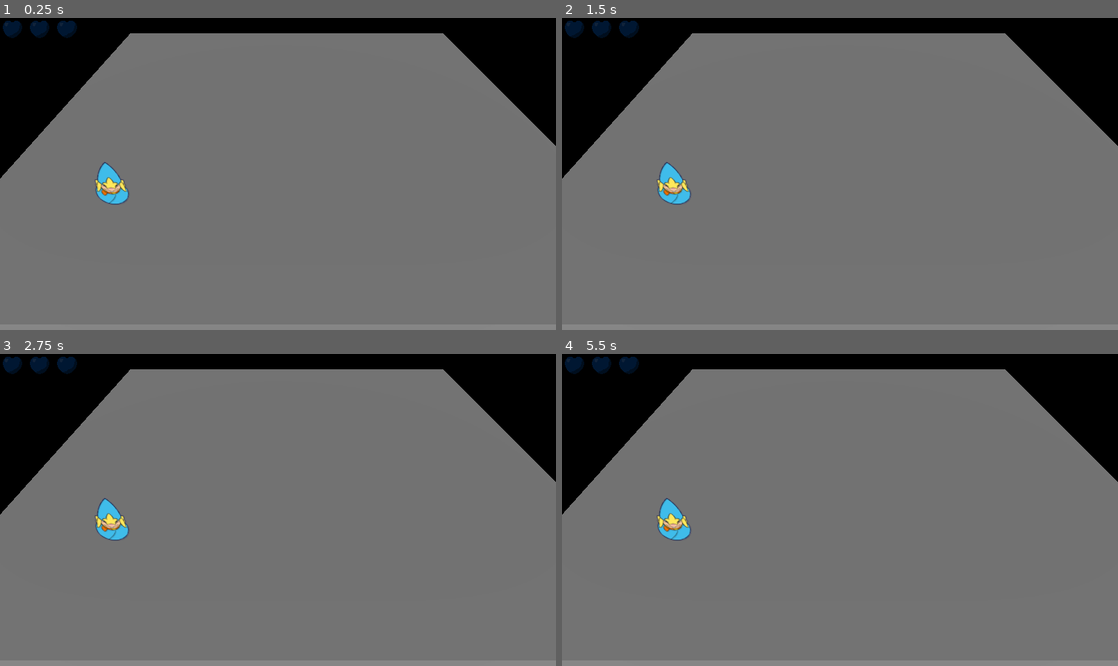
Above: before the commit, frames 1-4 (two rows, left to right).
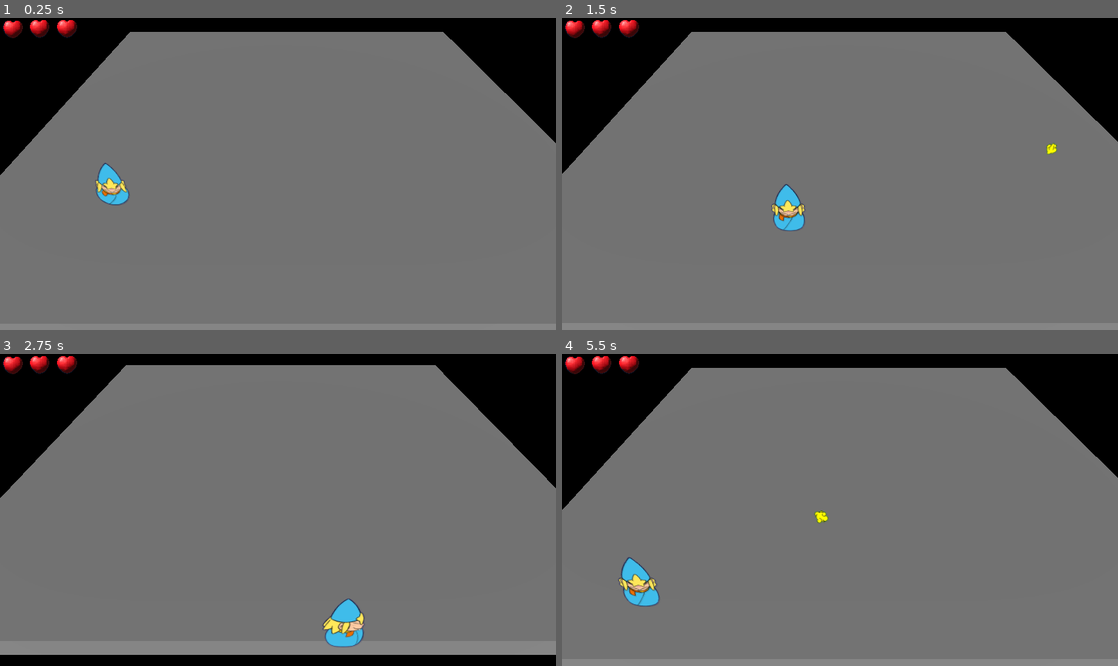
Above: after the commit, the same moments.

Repository: gusrezende/ThePartyOfLosersGodotVer
Game: Godot game, scene res://Cenários/BossMissEile/bossMissEile.tscn
Two runs of this game, one before a commit and one after it. Both use one fixed random seed, a clock stepped at 60 frames per second and the inputs below.
Inputs (mouse positions are in pixels of both pictures, inside the frame that each line leads up to):
- Up to frame 1 (0.25 s): no input
- Up to frame 2 (1.5 s): tap Enter (ui_accept) at 0.5, 0.77 s; move the mouse to (962, 158) at 0.52 s; hold D (move_right) 0.53-1.28 s; hold E 0.53-1.28 s; click (962, 158) at 0.67 s; move the mouse to (728, 189) at 1.27 s; hold S (move_back) from 1.28 s (still down); tap E at 1.35 s
- Up to frame 3 (2.75 s): tap Enter (ui_accept) at 1.52 s; move the mouse to (333, 441) at 2.02 s; release S (move_back) at 2.03 s; hold D (move_right) from 2.03 s (still down); hold E from 2.03 s (still down)
- Up to frame 4 (5.5 s): move the mouse to (812, 572) at 2.77 s; release D (move_right) at 2.78 s; release E at 2.78 s; hold W (move_forward) 2.78-3.53 s; tap E at 2.85, 4.35 s; click (812, 572) at 2.92 s; tap Enter (ui_accept) at 3.02, 3.77, 4.52 s; move the mouse to (1006, 556) at 3.52 s; hold E 3.53-4.28 s; hold A (move_left) 3.53-5.03 s; move the mouse to (673, 463) at 4.27 s; move the mouse to (867, 510) at 5.02 s; hold S (move_back) from 5.03 s (still down); hold E from 5.03 s (still down); click (867, 510) at 5.17 s

The runs differ from the first frame. In frame 1, 1.3% of the frame differs, in the area x 0-100%, y 0-61%; in frame 2, 2.4%; in frame 3, 7.4%, in the area x 0-100%, y 0-100%; in frame 4, 2.6%.
Error before the commit: Parse Error: Identifier "GameState" not declared in the current scope. (res://Personagens/PlayerMage/player.gd:26)

Commit message:
update

Diff:
--- a/project.godot
+++ b/project.godot
@@ -18,6 +18,8 @@
 [autoload]
 
 QuestManager="*uid://utk7yleu27ak"
+GameState="*uid://dexir7e0wtog2"
+Transicao="*uid://c41v7ht34htm2"
 
 [display]
 
--- /dev/null
+++ b/transicao.gd
@@ -0,0 +1,11 @@
+extends Node
+
+
+# Called when the node enters the scene tree for the first time.
+func _ready() -> void:
+	pass # Replace with function body.
+
+
+# Called every frame. 'delta' is the elapsed time since the previous frame.
+func _process(delta: float) -> void:
+	pass
Not shown, added: transicao.gd.uid
